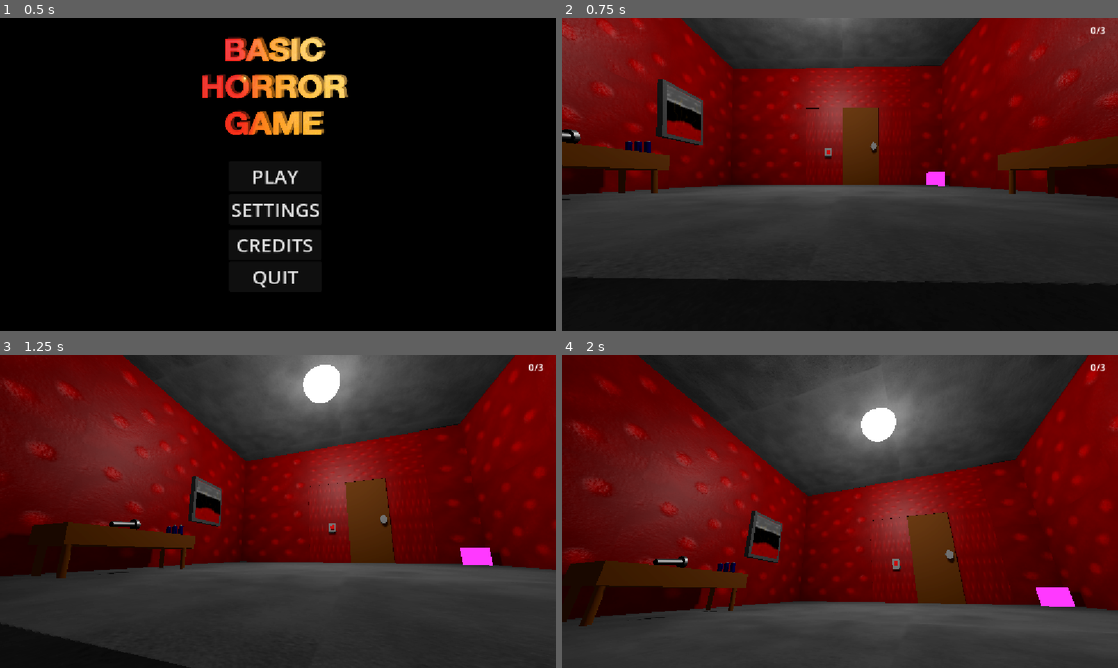
Above: before the commit, frames 1-4 (two rows, left to right).
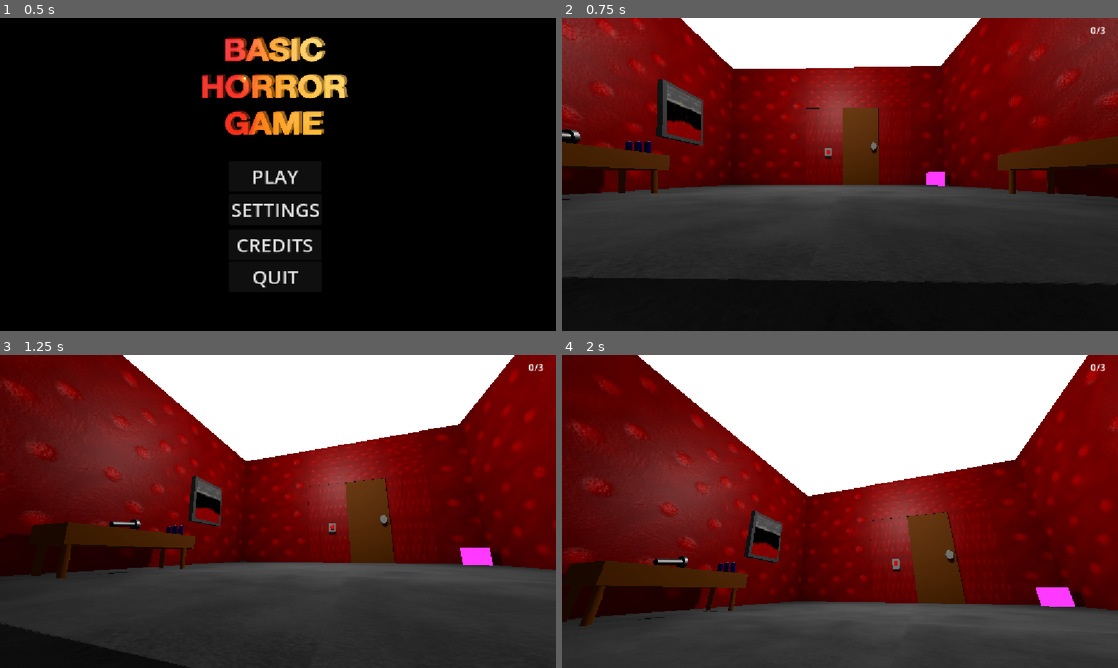
Above: after the commit, the same moments.

Repository: christiannoll/Basic3DGame
Game: Godot game, scene res://Scenes/main_menu.tscn
Same seed, same stepped clock (60 frames per second), same inputs: the game is played once before the commit and once after it. The engine's default icon, where the game draws it, is replaced by a stand-in: a white triangle on a blue panel in a dark square.
Inputs (mouse positions are in pixels of both pictures, inside the frame that each line leads up to):
- Up to frame 1 (0.5 s): no input
- Up to frame 2 (0.75 s): click "PLAY" at 0.5 s
- Up to frame 3 (1.25 s): no input
- Up to frame 4 (2 s): move the mouse to (867, 511) at 1.27 s; hold W (forward) from 1.28 s (still down); tap F (flashlight) at 1.35 s; tap Space (jump) at 1.52 s

Frame 1 is identical in both runs. In frame 2, 7.3% of the frame differs, in the area x 21-76%, y 0-17%; in frame 3, 15%; in frame 4, 23%, in the area x 13-95%, y 0-46%.

Commit message:
Added floor for hallway

Diff:
--- a/Scenes/level.tscn
+++ b/Scenes/level.tscn
@@ -322,8 +322,19 @@
 material_override = ExtResource("2_81xng")
 mesh = SubResource("BoxMesh_tumq0")
 
+[node name="floor2" type="StaticBody3D" parent="NavigationRegion3D/floors_and_walls" unique_id=1129075876]
+transform = Transform3D(7.477625, 0, 0, 0, 1, 0, 0, 0, 15.916117, 0.6049242, 0.06019497, 41.127995)
+
+[node name="CollisionShape3D" type="CollisionShape3D" parent="NavigationRegion3D/floors_and_walls/floor2" unique_id=1496033045]
+shape = SubResource("BoxShape3D_51e2h")
+
+[node name="MeshInstance3D" type="MeshInstance3D" parent="NavigationRegion3D/floors_and_walls/floor2" unique_id=1112004274]
+material_override = ExtResource("2_81xng")
+mesh = SubResource("BoxMesh_tumq0")
+
 [node name="ceiling" type="StaticBody3D" parent="NavigationRegion3D/floors_and_walls" unique_id=1051115234]
 transform = Transform3D(42.629066, 0, 0, 0, 1, 0, 0, 0, 69.39393, 0, 6.0947495, 0)
+visible = false
 
 [node name="CollisionShape3D" type="CollisionShape3D" parent="NavigationRegion3D/floors_and_walls/ceiling" unique_id=1995709826]
 shape = SubResource("BoxShape3D_51e2h")
@@ -403,12 +414,22 @@
 mesh = SubResource("BoxMesh_tumq0")
 
 [node name="wall5" type="StaticBody3D" parent="NavigationRegion3D/floors_and_walls" unique_id=1577118166]
-transform = Transform3D(40.811478, 0.00052372506, 0, -0.004273784, 5.0011873, 0, 0, 0, 2.257589, -0.3645506, 3.0780916, 33.489063)
+transform = Transform3D(20.646198, 0.00052369793, 0, -0.002162073, 5.0009284, 0, 0, 0, 2.257589, 12.980134, 3.0780916, 33.489063)
 
 [node name="CollisionShape3D" type="CollisionShape3D" parent="NavigationRegion3D/floors_and_walls/wall5" unique_id=416750569]
 shape = SubResource("BoxShape3D_51e2h")
 
 [node name="MeshInstance3D" type="MeshInstance3D" parent="NavigationRegion3D/floors_and_walls/wall5" unique_id=1304383786]
+material_override = ExtResource("4_wqkje")
+mesh = SubResource("BoxMesh_tumq0")
+
+[node name="wall17" type="StaticBody3D" parent="NavigationRegion3D/floors_and_walls" unique_id=170762401]
+transform = Transform3D(20.646198, 0.00052369793, 0, -0.002162073, 5.0009284, 0, 0, 0, 2.257589, -11.28831, 3.0780916, 33.489063)
+
+[node name="CollisionShape3D" type="CollisionShape3D" parent="NavigationRegion3D/floors_and_walls/wall17" unique_id=1062268620]
+shape = SubResource("BoxShape3D_51e2h")
+
+[node name="MeshInstance3D" type="MeshInstance3D" parent="NavigationRegion3D/floors_and_walls/wall17" unique_id=431090898]
 material_override = ExtResource("4_wqkje")
 mesh = SubResource("BoxMesh_tumq0")
 
